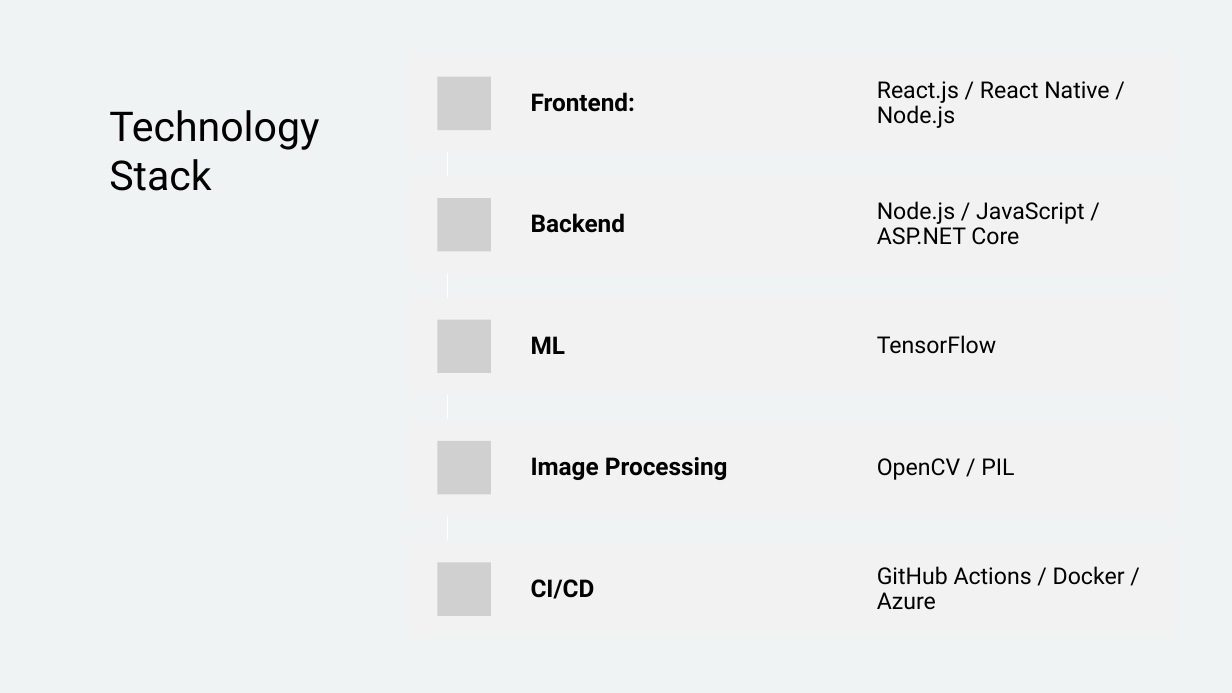
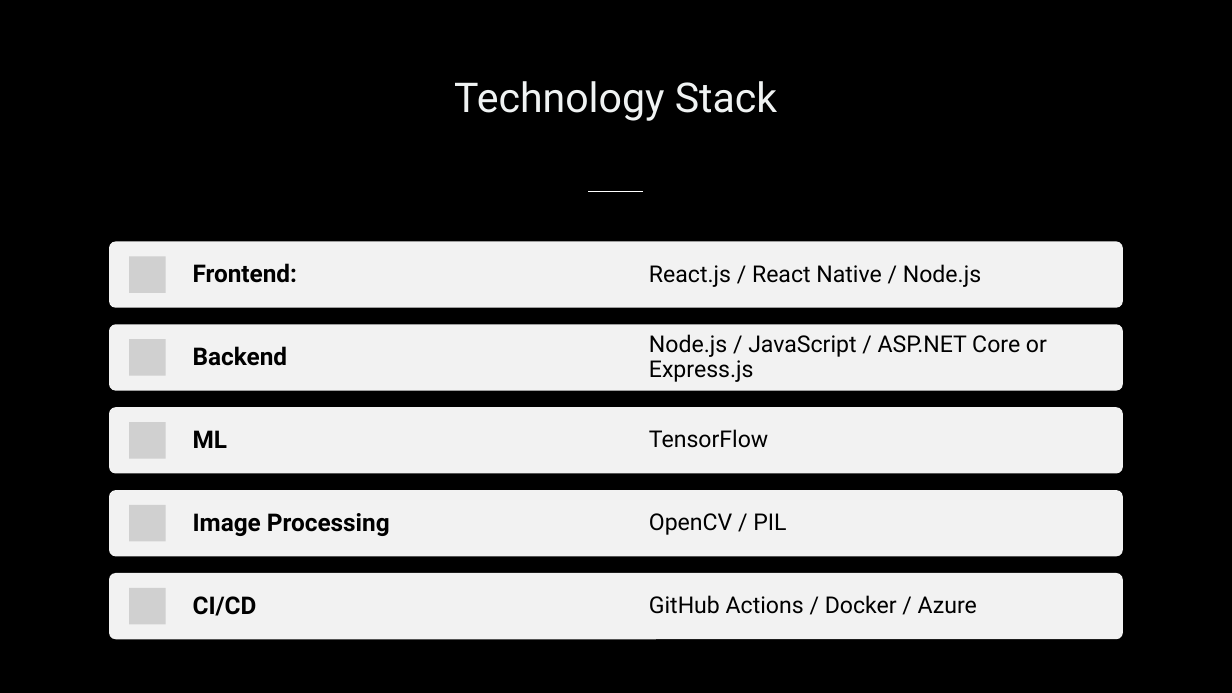
Before and after one commit to Yash-Gangani/Skin-Cancer-Detection-App, a slide deck: slide 6 of project-docs/Sprint-1-Presentation.pptx (slide 5 before the commit). Drawn at 1232x693 pixels with LibreOffice and Linux fonts; fonts in the diff are those of the drawing; grey boxes stand for pictures. Boxes give left, top, right and bottom in pixels: in the first picture for what was removed or moved away, otherwise in the second. Text is boxed around its words. In the diff, an @@ line names an element or a change of style, - is before the commit and + after.

```diff
--- a/project-docs/Sprint-1-Presentation.pptx
+++ b/project-docs/Sprint-1-Presentation.pptx
@@ background #F0F3F3 to #000000 @@
@@ title "Technology Stack": place and size @@
-title "Technology Stack" at (109, 110, 319, 191)
+title "Technology Stack" at (454, 81, 777, 121)
@@ title "Technology Stack" at (454, 81, 777, 121): text colour #000000 to #F0F3F3; alignment left to centre; vertical alignment top to middle @@
@@ line removed from (448, 55) to (448, 639) @@
@@ line added from (588, 191) to (642, 191), #FFFFFF 1 pt @@
@@ rounded rectangle: place and size @@
-rounded rectangle at (409, 177, 1178, 274)
+rounded rectangle at (109, 241, 1123, 308)
@@ text "Frontend:": place and size @@
-text "Frontend:" at (531, 92, 635, 112)
+text "Frontend:" at (193, 263, 297, 283)
@@ text "React.js / React Native / ..." rewrapped from (877, 81, 1109, 128) to (649, 264, 981, 287) @@
@@ rounded rectangle: place and size @@
-rounded rectangle at (409, 298, 1178, 395)
+rounded rectangle at (109, 324, 1123, 391)
@@ text "Backend": place and size @@
-text "Backend" at (531, 213, 626, 233)
+text "Backend" at (193, 346, 288, 366)
@@ picture: place and size @@
-picture at (437, 198, 491, 251)
+picture at (129, 339, 165, 375)
@@ text at (649, 334, 1047, 382): text changed @@
-Node.js / JavaScript / ASP.NET Core
+Node.js / JavaScript / ASP.NET Core or Express.js
@@ rounded rectangle: place and size @@
-rounded rectangle at (409, 420, 1178, 517)
+rounded rectangle at (109, 408, 1123, 474)
@@ text "ML": place and size @@
-text "ML" at (531, 336, 565, 354)
+text "ML" at (193, 430, 227, 448)
@@ text "TensorFlow": place and size @@
-text "TensorFlow" at (877, 335, 996, 354)
+text "TensorFlow" at (649, 429, 768, 448)
@@ picture: place and size @@
-picture at (437, 320, 491, 373)
+picture at (129, 422, 165, 458)
@@ text "Image Processing": place and size @@
-text "Image Processing" at (531, 457, 728, 480)
+text "Image Processing" at (193, 513, 390, 536)
@@ text "OpenCV / PIL": place and size @@
-text "OpenCV / PIL" at (877, 458, 1014, 480)
+text "OpenCV / PIL" at (649, 513, 786, 535)
@@ group removed at (409, 55, 1178, 616): 3 pictures, 1 rounded rectangle @@
@@ rounded rectangle: place and size @@
-rounded rectangle at (409, 541, 1178, 638)
+rounded rectangle at (109, 573, 1123, 640)
@@ group added at (109, 256, 1123, 624): 3 pictures, 1 rounded rectangle @@
@@ text "CI/CD": place and size @@
-text "CI/CD" at (531, 579, 595, 599)
+text "CI/CD" at (193, 596, 257, 616)
@@ text "GitHub Actions / Docker / ..." rewrapped from (877, 566, 1125, 610) to (649, 595, 977, 614) @@
```
Also in this commit, not shown: 4 other slides changed, 1 slide added, 1 slide removed.
